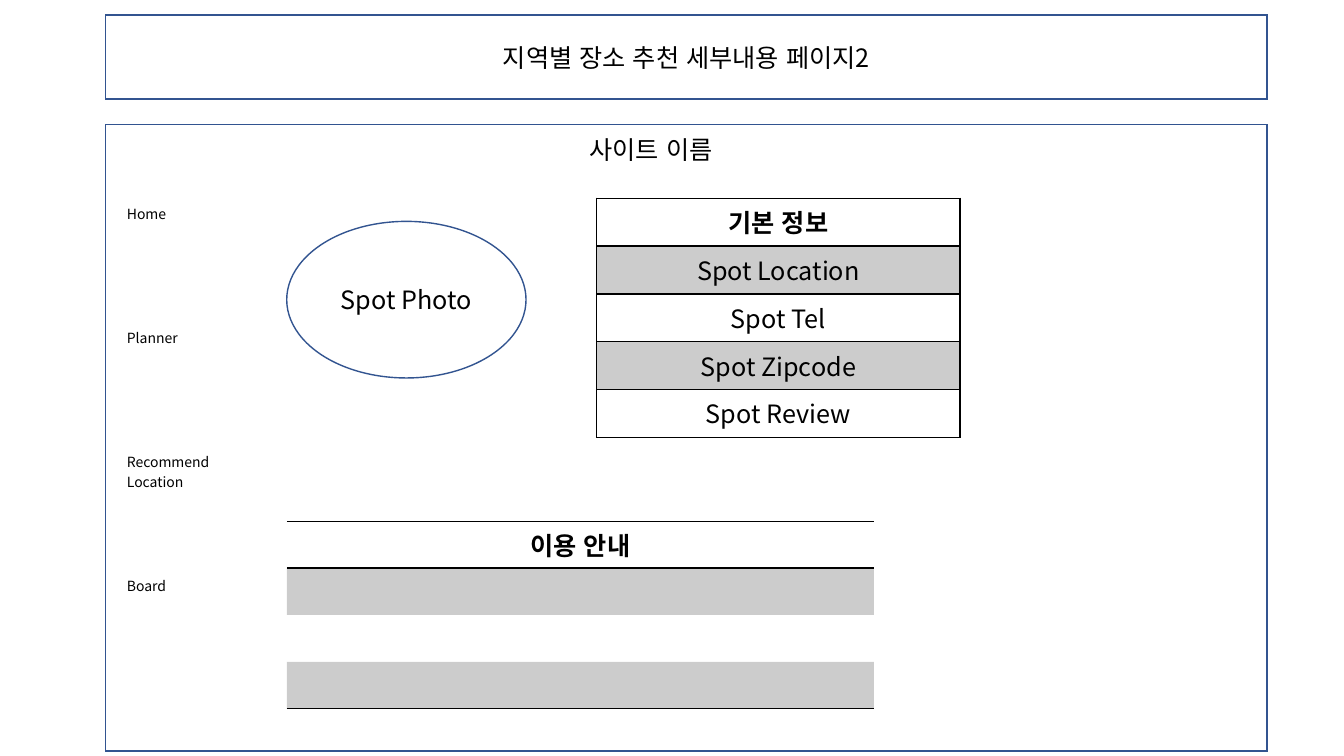
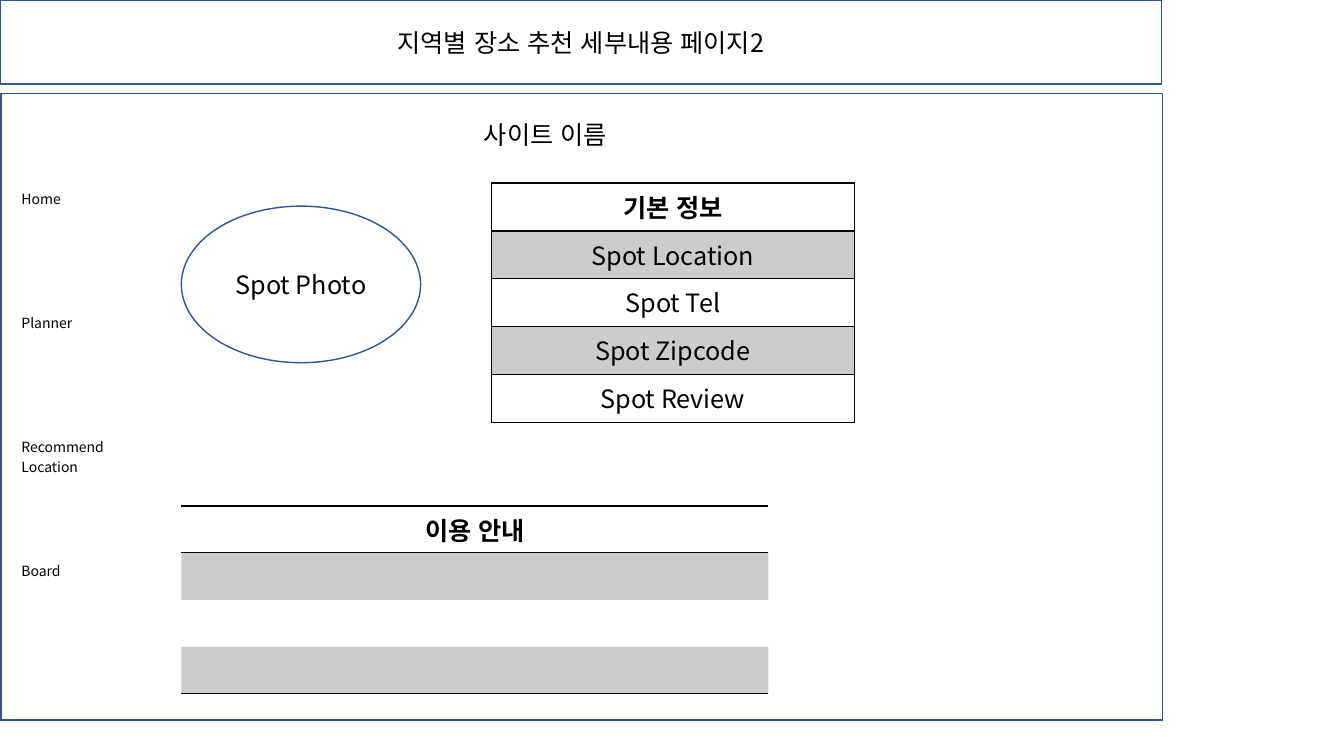
Before and after one commit to melly8954/demosbsj, a slide deck: slide 3 of doc/장소추천(박선우)/화면설계서_박선우.pptx. Drawn at 1344x756 pixels with LibreOffice and Linux fonts; fonts in the diff are those of the drawing. Boxes give left, top, right and bottom in pixels: in the first picture for what was removed or moved away, otherwise in the second. Text is boxed around its words. In the diff, an @@ line names an element or a change of style, - is before the commit and + after.

```diff
--- a/doc/장소추천(박선우)/화면설계서_박선우.pptx
+++ b/doc/장소추천(박선우)/화면설계서_박선우.pptx
@@ rectangle added at [1181,17,1335,698], fill #FFFFFF, outline #FFFFFF 1 pt @@
@@ rectangle "Home": place and size @@
-rectangle "Home" at [106,124,1267,751]
+rectangle "Home" at [1,94,1163,721]
@@ 3 tables, 2 rectangles, 1 text, 1 ellipse: place and size @@
-3 tables, 2 rectangles, 1 text, 1 ellipse at [106,15,1267,710]
+3 tables, 2 rectangles, 1 text, 1 ellipse at [0,0,1162,695]
```
Also in this commit, not shown: 2 other slides changed.
